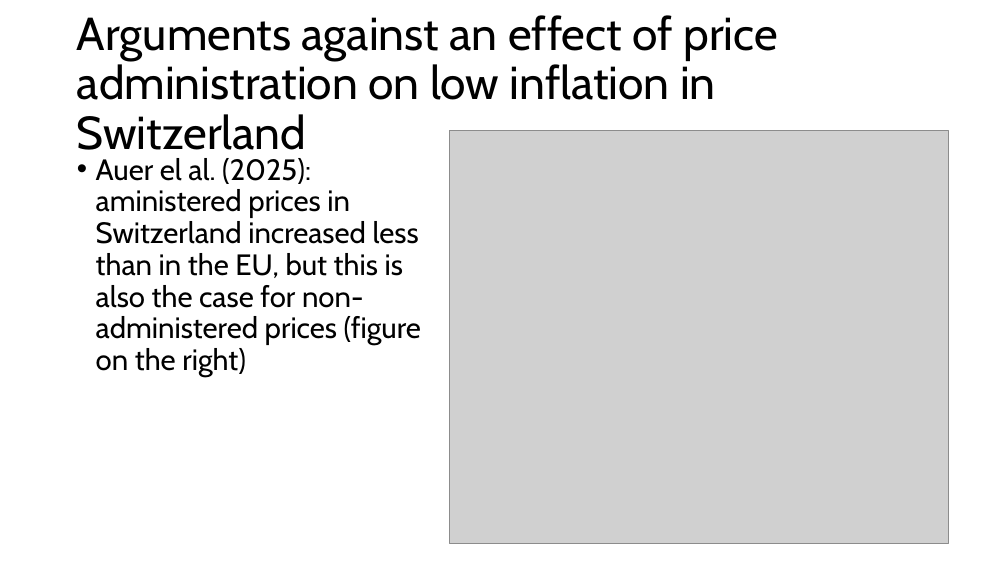
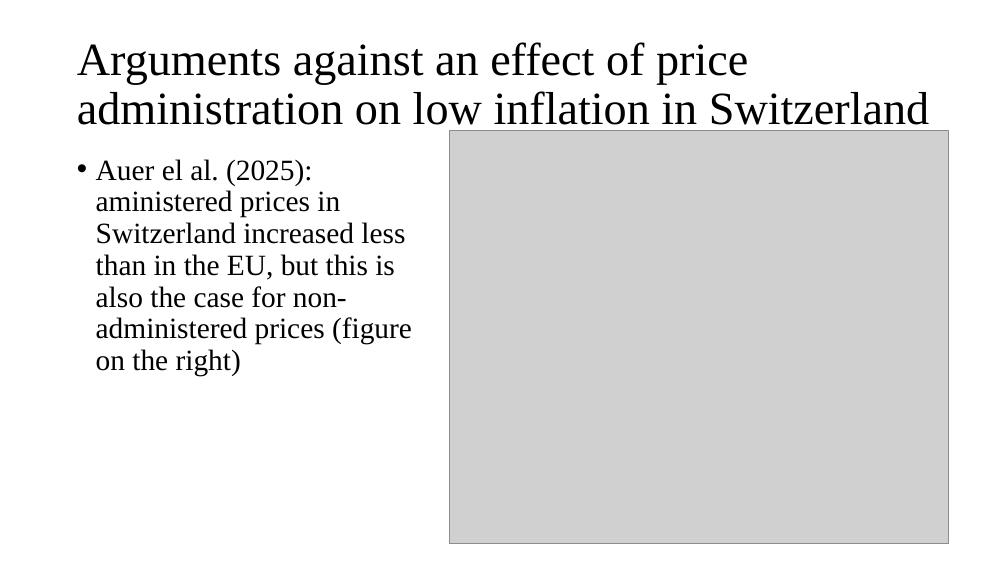
Before and after one commit to Jeylal/celalguney, a slide deck: slide 5 of posts/inflation suisse/presentation_eaepe.pptx. Drawn at 1008x567 pixels with LibreOffice and Linux fonts; fonts in the diff are those of the drawing; grey boxes stand for pictures. Boxes give left, top, right and bottom in pixels: in the first picture for what was removed or moved away, otherwise in the second. Text is boxed around its words. In the diff, an @@ line names an element or a change of style, - is before the commit and + after.

```diff
--- a/posts/inflation suisse/presentation_eaepe.pptx
+++ b/posts/inflation suisse/presentation_eaepe.pptx
@@ title "Arguments against an effect of ..." at (77,42,929,134): font Cabin to Times New Roman @@
@@ text "Auer el al. (2025): aministered ..." at (96,159,412,376): font Cabin to Times New Roman @@
```
Also in this commit, not shown: 11 other slides changed, 5 other files.
